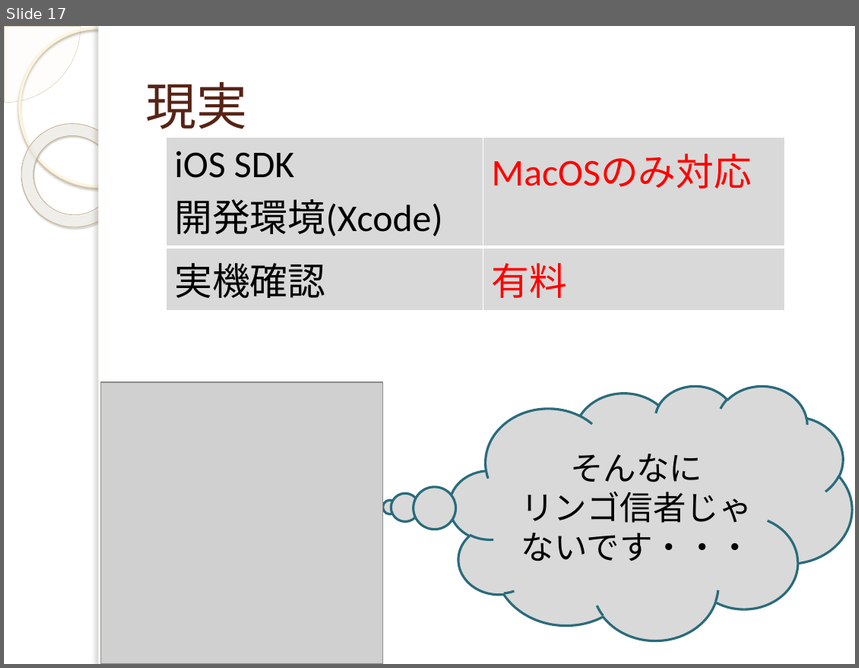
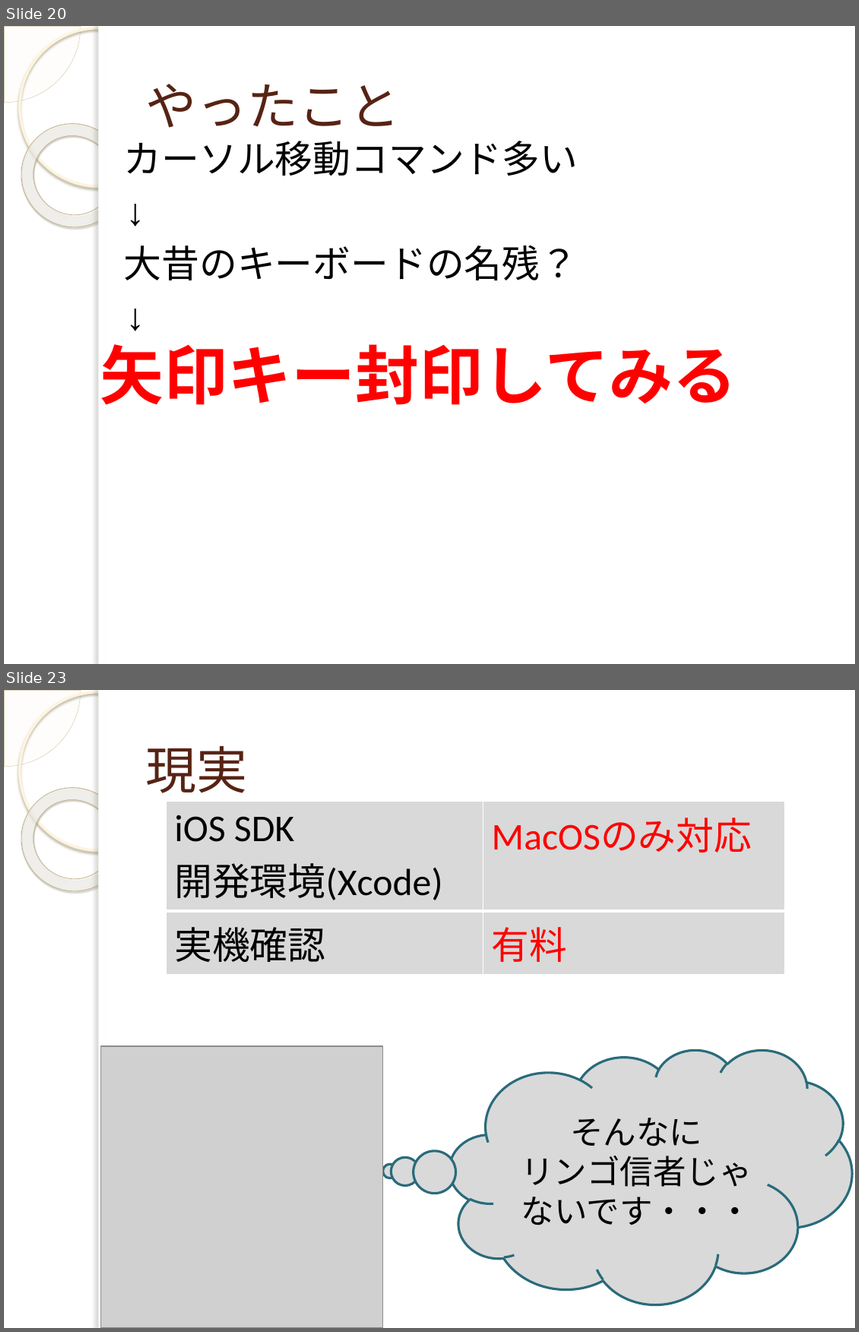
Before and after one commit to yuridonus/FEstudy, a slide deck: vimmer.pptx. Shown one above the other, each under a label of ours: slide 17 before the commit, slides 20 and 23 after it; the slides between them are not shown. The pictures are 859x668 and 859x1332 pixels, drawn with LibreOffice and Linux fonts; fonts in the diff are those of the drawing; grey boxes stand for pictures; background and template pictures are left out. Boxes give left, top, right and bottom in pixels: in the first picture for what was removed or moved away, otherwise in the second. Text is boxed around its words. In the diff, an @@ line names an element or a change of style, - is before the commit and + after.

```diff
--- a/vimmer.pptx
+++ b/vimmer.pptx
@@ slide 20 added at box(4, 26, 855, 664), background picture (left out); not listed: 5 template elements that a slide beside it also shows @@
@@ title added at box(146, 84, 400, 128), 43 pt, text #572314 @@
+やったこと
@@ text added at box(124, 141, 579, 281), 32 pt, text #000000 @@
+カーソル移動コマンド多い
+↓
+大昔のキーボードの名残？
+↓
@@ text added at box(101, 344, 737, 405), 54 pt, text #FF0000, bold @@
+矢印キー封印してみる
@@ what was slide 17 is now slide 23 @@
```
Also in this commit, not shown: 6 slides changed, 7 other slides added, 2 slides removed.
